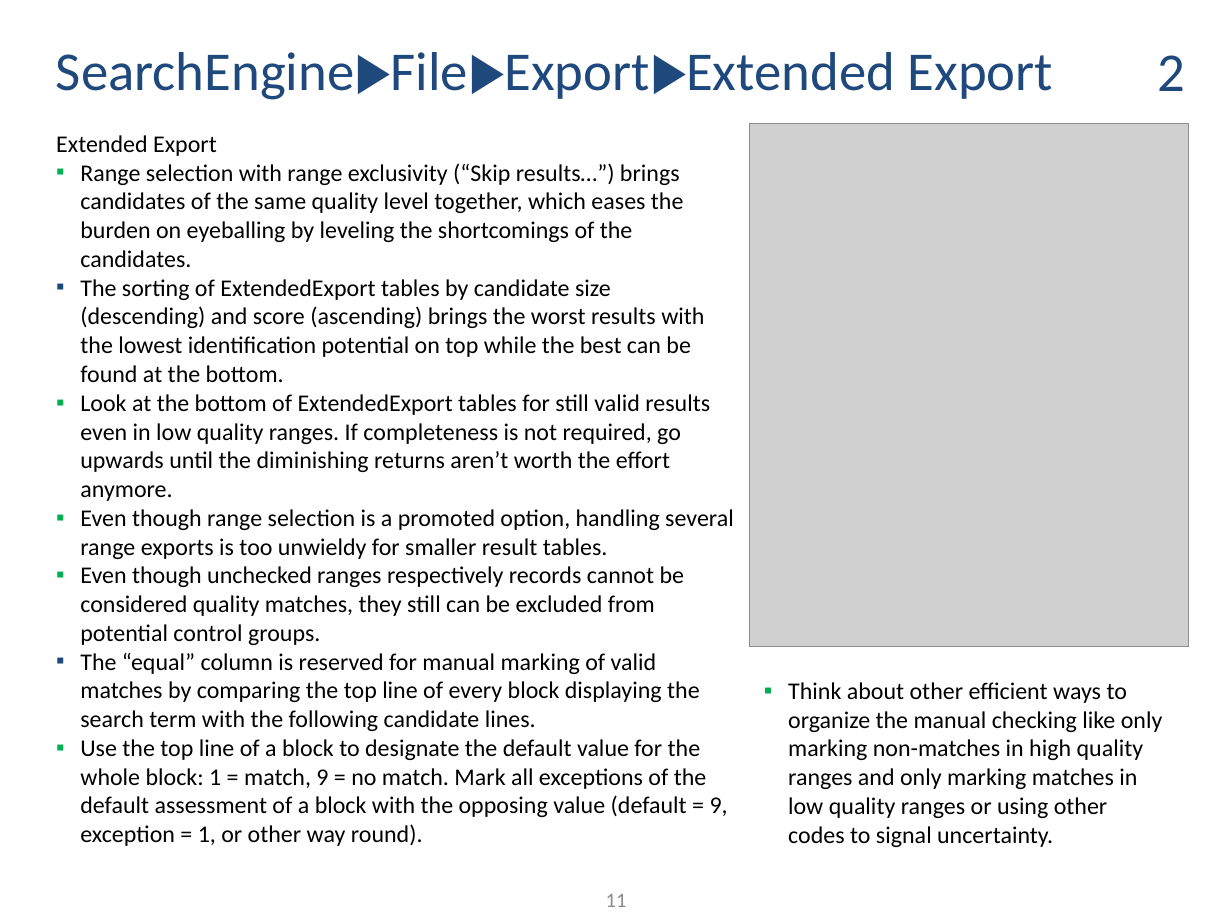
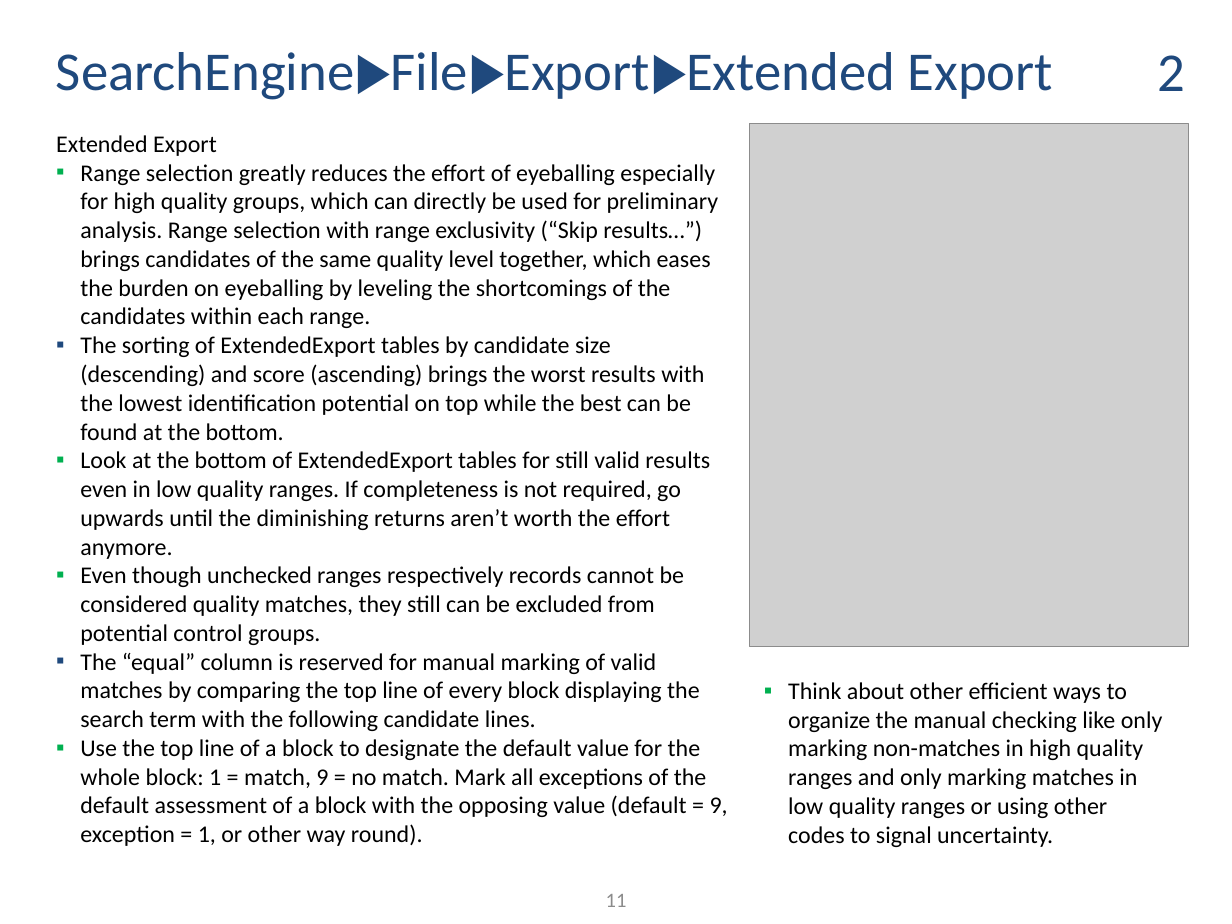
Before and after one commit to ThorstenDoherr/searchengine, a slide deck: slide 11 of doc/Manual.pptx. Drawn at 1232x924 pixels with LibreOffice and Linux fonts; fonts in the diff are those of the drawing; grey boxes stand for pictures. Boxes give left, top, right and bottom in pixels: in the first picture for what was removed or moved away, otherwise in the second. Text is boxed around its words. In the diff, an @@ line names an element or a change of style, - is before the commit and + after.

```diff
--- a/doc/Manual.pptx
+++ b/doc/Manual.pptx
@@ text at [80,164,719,328]: text changed @@
-  ▪ Range selection with range exclusivity (“Skip results…”) brings candidates of the same quality level together, which eases the burden on eyeballing by leveling the shortcomings of the candidates.
+  ▪ Range selection greatly reduces the effort of eyeballing especially for high quality groups, which can directly be used for preliminary analysis. Range selection with range exclusivity (“Skip results…”) brings candidates of the same quality level together, which eases the burden on eyeballing by leveling the shortcomings of the candidates within each range.
@@ text at [80,509,734,559]: paragraph removed @@
-  ▪ Even though range selection is a promoted option, handling several range exports is too unwieldy for smaller result tables.
```
Also in this commit, not shown: 5 other slides changed, 1 other file.
